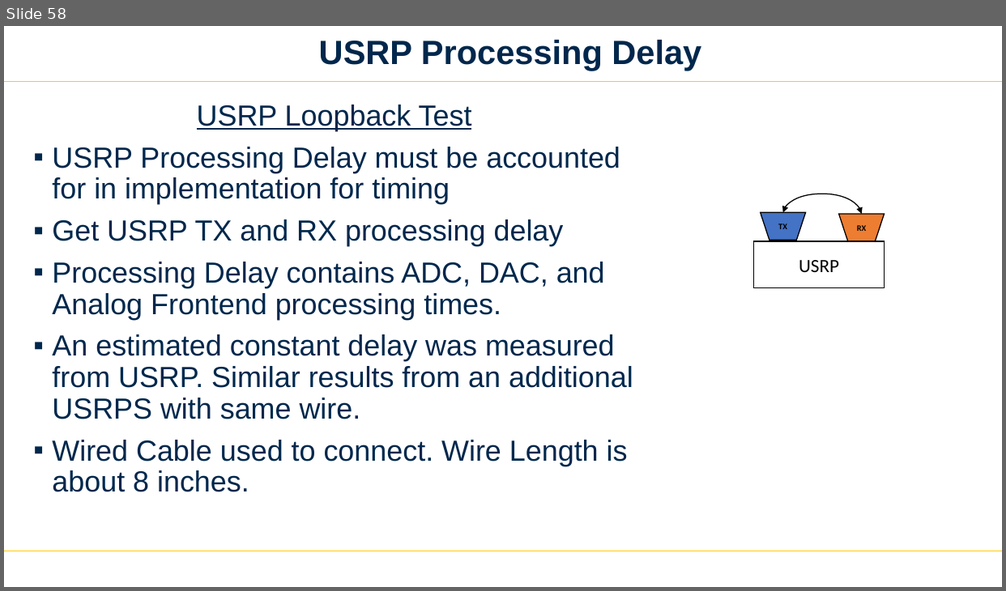
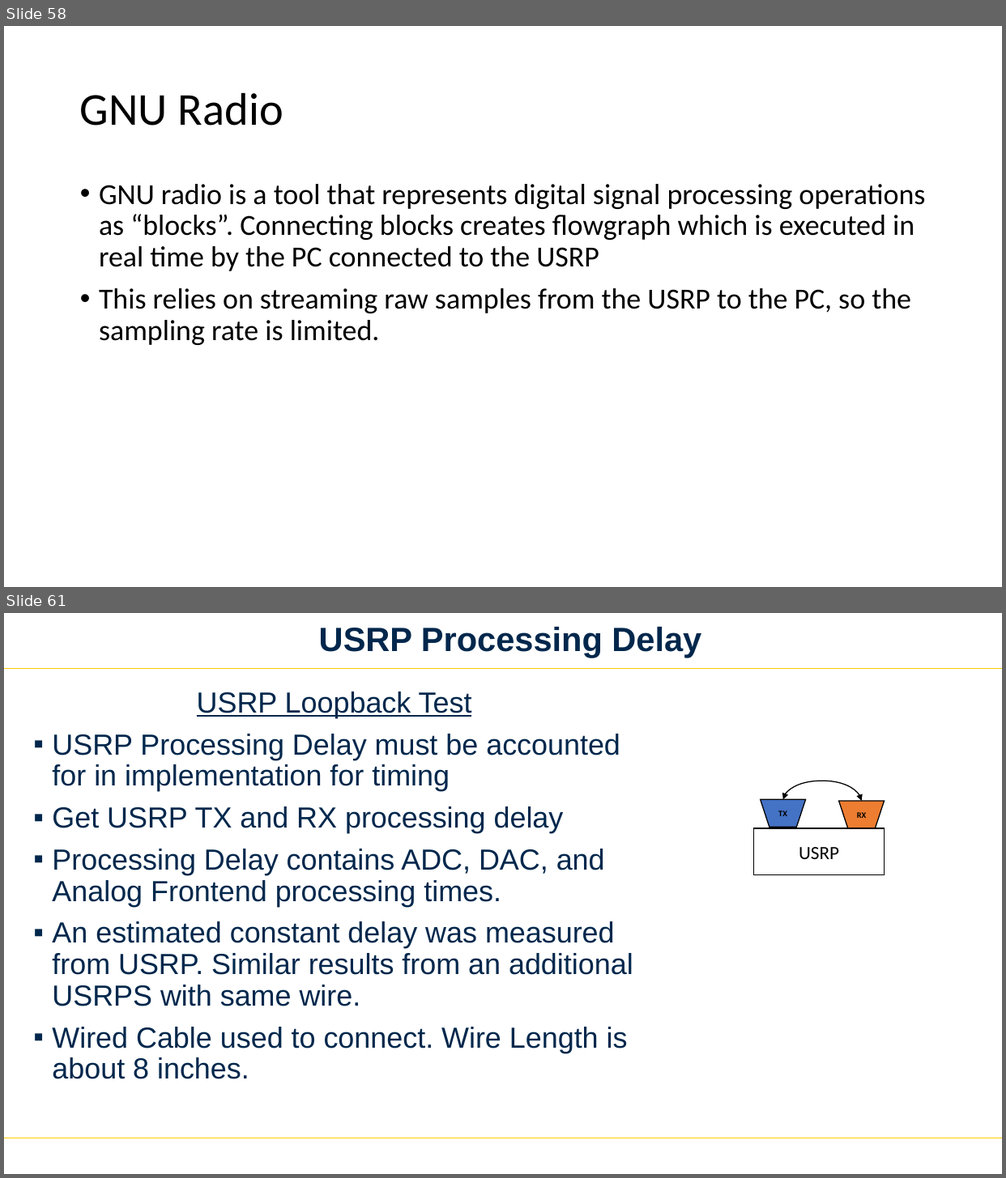
Before and after one commit to Wangstonn/ww_uhd, a slide deck: docs/how-to-usrp.pptx. Shown one above the other, each under a label of ours: slide 58 before the commit, slides 58 and 61 after it; the slides between them are not shown. The pictures are 1006x591 and 1006x1178 pixels, drawn with LibreOffice and Linux fonts; fonts in the diff are those of the drawing. Boxes give left, top, right and bottom in pixels: in the first picture for what was removed or moved away, otherwise in the second. Text is boxed around its words. In the diff, an @@ line names an element or a change of style, - is before the commit and + after.

Commit message:
Final GNU commit
I created the interferer by creating a grc flowgraph in gnu radio,
generating the pythong code, then saving the pythong code to a separate
folder and then manually modifying it to incorporate socket
functionality. There were multiple steps. First, I calibrated the
received vs transmitted power using constant waveform transmission
through the channel. Then, I moved on to incorporate awgn/ble packets as
well as lognorm variance, GRC verficiation contains the calibration
results. I then obtianed results and plotted them in
host/osla_host/matlab. This is where my final plaintext results are. I also generated plots and saved their results as
well.

```diff
--- a/docs/how-to-usrp.pptx
+++ b/docs/how-to-usrp.pptx
@@ slide 58 added at (4,26,1002,587), background #FFFFFF @@
@@ title added at (80,92,283,126), 44 pt, text #000000 @@
+GNU Radio
@@ text added at (99,184,925,345), 28 pt, text #000000 @@
+• GNU radio is a tool that represents digital signal processing operations as “blocks”. Connecting blocks creates flowgraph which is executed in real time by the PC connected to the USRP
+• This relies on streaming raw samples from the USRP to the PC, so the sampling rate is limited.
@@ what was slide 58 is now slide 61 @@
```
Also in this commit, not shown: 2 other slides added, 34 other files.
